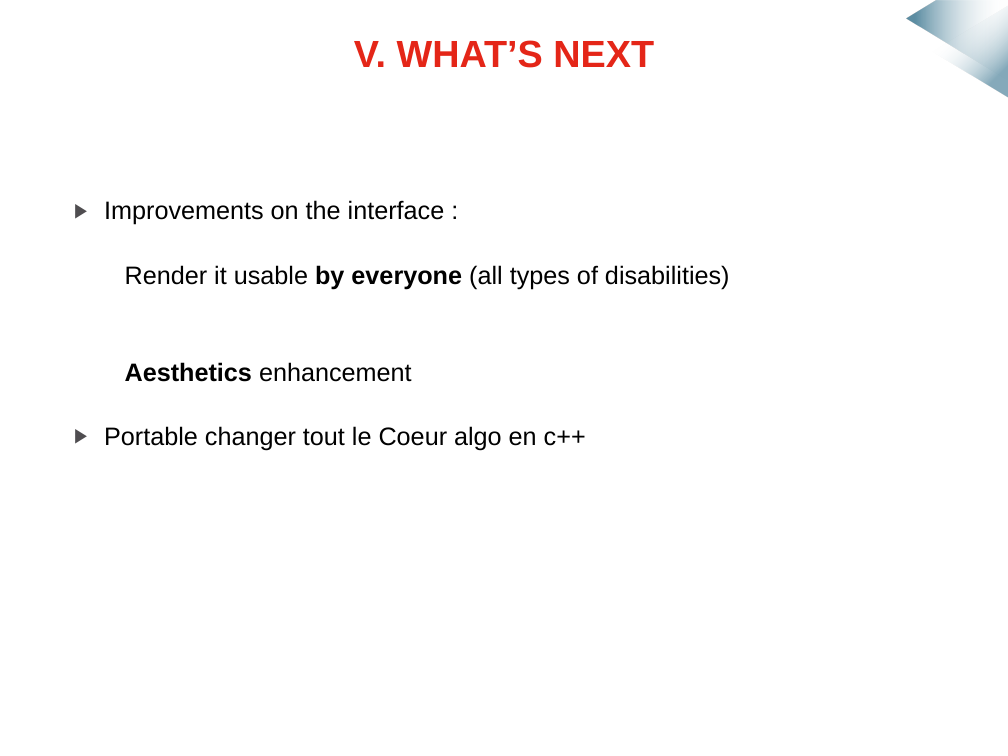
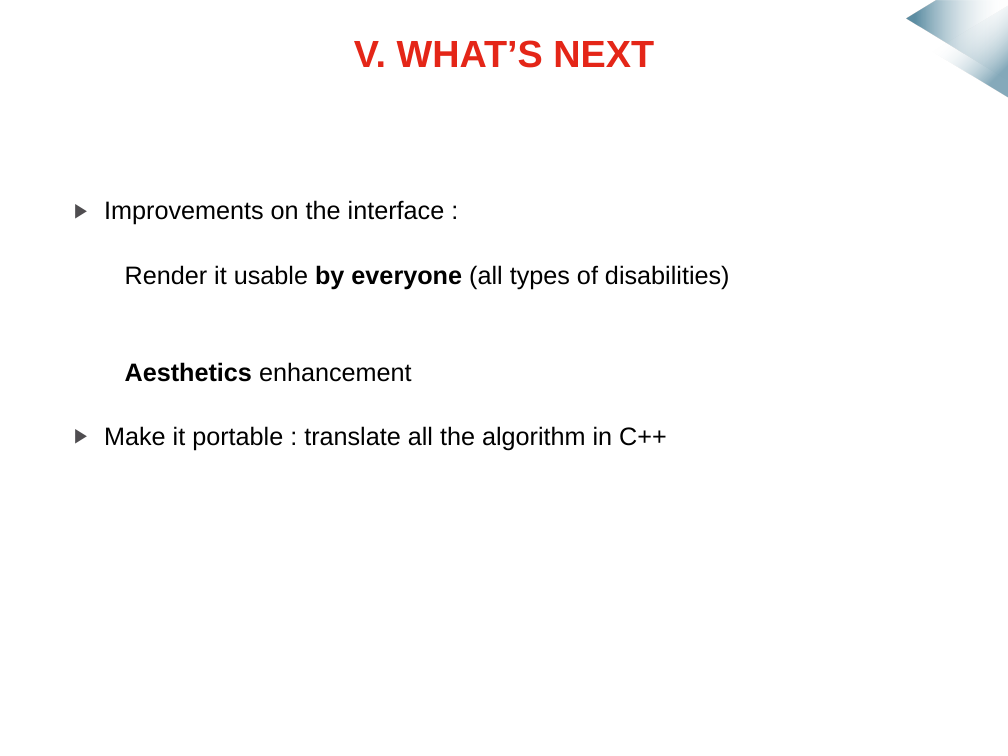
Before and after one commit to mmeven/EP_Domotique_Tablette, a slide deck: slide 18 of Rendu/Diapo_prototype_janvier.pptx. Drawn at 1008x756 pixels with LibreOffice and Linux fonts; fonts in the diff are those of the drawing; background and template pictures are left out. Boxes give left, top, right and bottom in pixels: in the first picture for what was removed or moved away, otherwise in the second. Text is boxed around its words. In the diff, an @@ line names an element or a change of style, - is before the commit and + after.

```diff
--- a/Rendu/Diapo_prototype_janvier.pptx
+++ b/Rendu/Diapo_prototype_janvier.pptx
@@ text at [104, 426, 667, 451]: text changed @@
-▶ Portable changer tout le Coeur algo en c++
+▶ Make it portable : translate all the algorithm in C++
```
Also in this commit, not shown: 7 other slides changed, 2 slides added, 2 slides removed, 4 other files.
